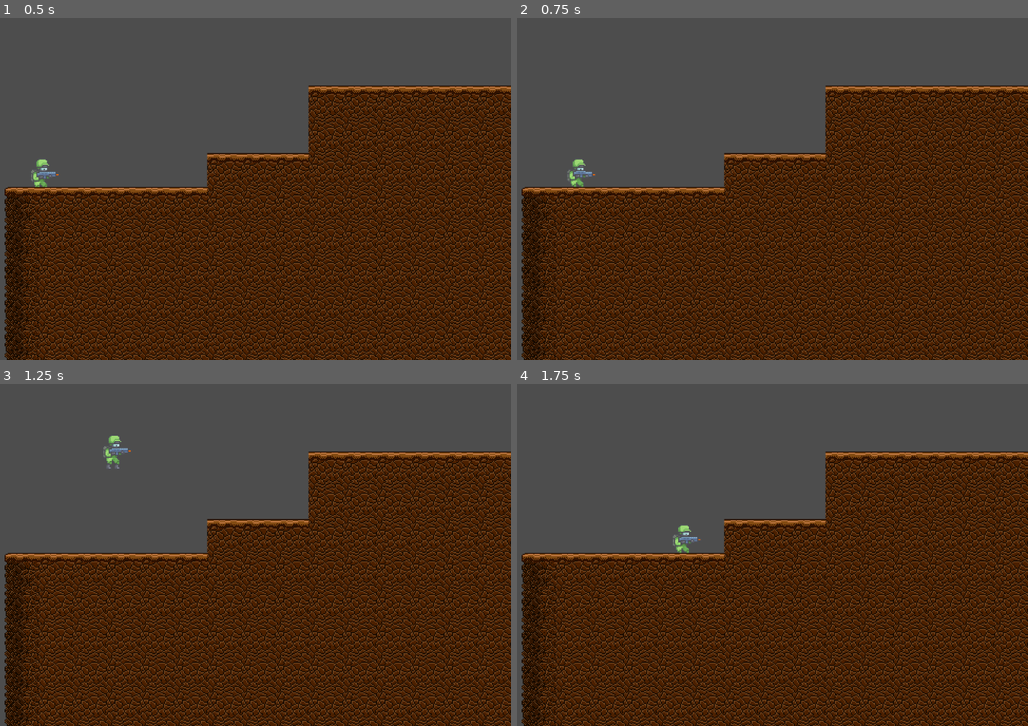
Above: before the commit, frames 1-4 (two rows, left to right).
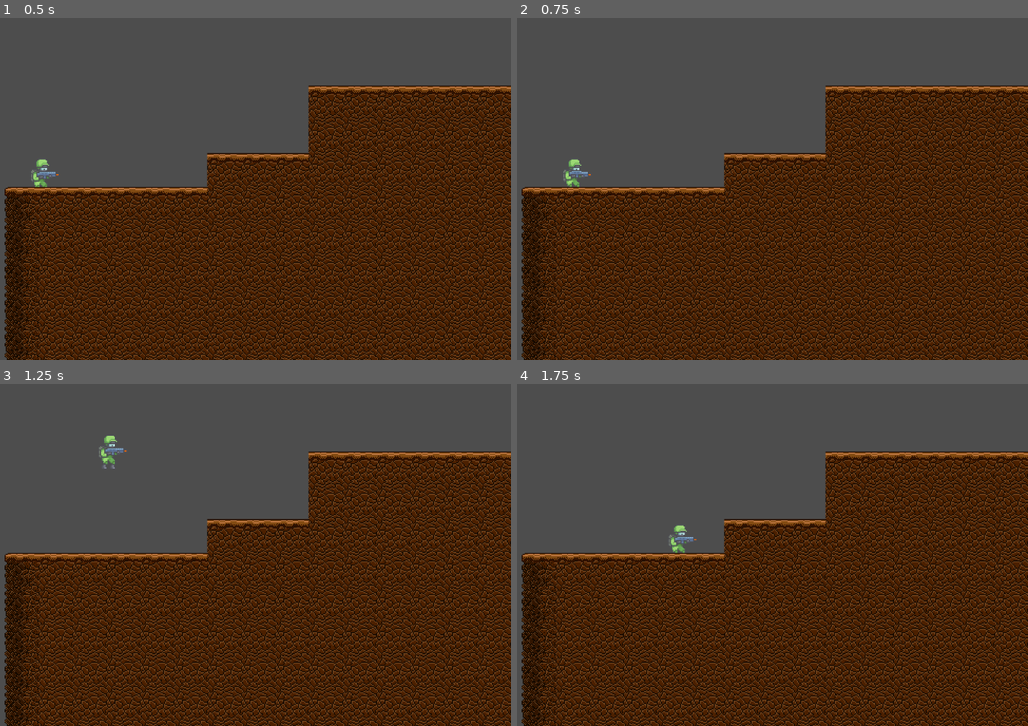
Above: after the commit, the same moments.

Repository: code-rizzard/TeamGunner
Game: Godot game, scene res://main.tscn
Two runs of this game, one before a commit and one after it. Both use one fixed random seed, a clock stepped at 60 frames per second and the inputs below.
Inputs:
- Up to frame 1 (0.5 s): no input
- Up to frame 2 (0.75 s): tap Enter at 0.5 s; hold D (move_right) from 0.53 s (still down)
- Up to frame 3 (1.25 s): keep holding D (move_right); tap Space (jump) at 0.77 s
- Up to frame 4 (1.75 s): keep holding D (move_right); tap Space (jump) at 1.52 s

Frame 1 is identical in both runs. In frame 2, 0.2% of the frame differs, in the area x 9-16%, y 41-50%; in frame 3, 0.2%, in the area x 19-26%, y 15-25%; in frame 4, 0.2%.

Commit message:
Made states

Diff:
--- /dev/null
+++ b/IdleState.gd
@@ -0,0 +1,13 @@
+extends "res://lib/States/Player/PlayerMovement.gd"
+
+@export var walk_state : State
+
+
+func _on_physics_process(delta: float) -> State:
+	var r := super(delta)
+	if r != null:
+		return r
+	if target.input_direction != 0:
+		return walk_state
+	self.parent.velocity.x = lerpf(self.parent.velocity.x, 0, 0.5)
+	return null
--- a/Player.gd
+++ b/Player.gd
@@ -1,4 +1,5 @@
 extends CharacterBody2D
+class_name Player
 
 @export var max_health := 100
 @export var movement_speed = 100.0
@@ -9,6 +10,10 @@
 
 @onready var health := max_health
 var gravity: int =  ProjectSettings.get_setting("physics/2d/default_gravity")
+
+
+var input_direction : float
+
 
 func _ready():
 	hurtbox.on_hit.connect(on_hurtbox_hit)
@@ -23,6 +28,9 @@
 	if health <= 0:
 		queue_free()
 
+func _process(_delta):
+	input_direction = Input.get_axis("move_left", "move_right")
+
 
 
 func _physics_process(delta: float) -> void:
@@ -31,8 +39,3 @@
 
 	if Input.is_action_just_pressed("jump") and is_on_floor():
 		velocity.y = JUMP_VELOCITY
-
-	var direction := Input.get_axis("move_left", "move_right")
-	velocity.x = lerpf(velocity.x, direction * movement_speed, 0.5)
-
-	move_and_slide()
--- /dev/null
+++ b/WalkState.gd
@@ -0,0 +1,12 @@
+extends "res://lib/States/Player/PlayerMovement.gd"
+
+@export var idle_state : State
+
+func _on_physics_process(delta: float) -> State:
+	var r := super(delta)
+	if r != null:
+		return r
+	if target.input_direction == 0:
+		return idle_state
+	target.velocity.x = lerpf(target.velocity.x, target.input_direction * target.movement_speed, 0.7)
+	return null
--- /dev/null
+++ b/lib/State.gd
@@ -0,0 +1,33 @@
+class_name State
+extends Node
+
+var target : Node
+
+
+## This is called when the state is ready after parent is initialized.
+func _on_ready() -> void:
+	pass
+
+
+## This is a private method initializing default behavior of a State
+func _init_state(_t: Node) -> void:
+	target = _t
+	set_process(false)
+	set_physics_process(false)
+	_on_ready()
+
+## Called when a state enters
+func _on_enter() -> void:
+	pass
+
+## Called when a state exits
+func _on_exit() -> void:
+	pass
+
+## Equivalent to _process when state active
+func _on_process(_delta : float) -> State:
+	return null
+
+## Equivalent to _physics_process when state active
+func _on_physics_process(_delta: float) -> State:
+	return null
--- /dev/null
+++ b/lib/StateMachine.gd
@@ -0,0 +1,47 @@
+extends Node
+class_name StateMachine
+
+@export var target : Node
+@export var initial_state : State
+
+var current_state : State
+var prev_state : State = null
+
+
+
+
+
+func _ready():
+	if target == null:
+		target = get_parent()
+	assert(target !=null, "StateMachine needs to have a target.")
+	if initial_state == null:
+		for c in get_children():
+			if c is State :
+				initial_state = c
+	assert(initial_state != null, "No initial state found.")
+	current_state = initial_state
+
+	for c in get_children():
+		c._init_state(target)
+
+
+
+func _process(delta):
+	if current_state == null:
+		return
+	var new_state = current_state._on_process(delta)
+	if new_state != null:
+		current_state._on_exit()
+		current_state = new_state
+		new_state._on_enter()
+
+
+func _physics_process(delta):
+	if current_state == null:
+		return
+	var new_state = current_state._on_physics_process(delta)
+	if new_state != null:
+		current_state._on_exit()
+		current_state = new_state
+		new_state._on_enter()
--- /dev/null
+++ b/lib/States/Player/PlayerMovement.gd
@@ -0,0 +1,13 @@
+extends State
+class_name PlayerMovement
+
+var parent : Player
+
+func _on_ready():
+	super()
+	parent = self.target
+
+func _on_physics_process(_delta) -> State :
+	var r := super(_delta)
+	parent.move_and_slide()
+	return r
--- a/player.tscn
+++ b/player.tscn
@@ -7,6 +7,9 @@
 [ext_resource type="Texture2D" uid="uid://bnqwkjftyjhxk" path="res://assets/CHARACTER_SPRITES/Green/Gunner_Green_Jump.png" id="3_fqs4b"]
 [ext_resource type="Texture2D" uid="uid://b6hxfplu6017m" path="res://assets/CHARACTER_SPRITES/Green/Gunner_Green_Run.png" id="3_y1vsl"]
 [ext_resource type="Script" path="res://lib/Hurtbox.gd" id="7_n78po"]
+[ext_resource type="Script" path="res://lib/StateMachine.gd" id="8_rx4c5"]
+[ext_resource type="Script" path="res://WalkState.gd" id="9_kbsyd"]
+[ext_resource type="Script" path="res://IdleState.gd" id="9_xqhha"]
 
 [sub_resource type="RectangleShape2D" id="RectangleShape2D_dhyqu"]
 
@@ -228,3 +231,16 @@
 [node name="CollisionShape2D" type="CollisionShape2D" parent="Hurtbox"]
 position = Vector2(-2, -0.5)
 shape = SubResource("RectangleShape2D_mn6i4")
+
+[node name="StateMachine" type="Node" parent="." node_paths=PackedStringArray("target", "initial_state")]
+script = ExtResource("8_rx4c5")
+target = NodePath("..")
+initial_state = NodePath("IdleState")
+
+[node name="WalkState" type="Node" parent="StateMachine" node_paths=PackedStringArray("idle_state")]
+script = ExtResource("9_kbsyd")
+idle_state = NodePath("../IdleState")
+
+[node name="IdleState" type="Node" parent="StateMachine" node_paths=PackedStringArray("walk_state")]
+script = ExtResource("9_xqhha")
+walk_state = NodePath("../WalkState")
Not shown: 1 places in player.tscn that only renumber resources
